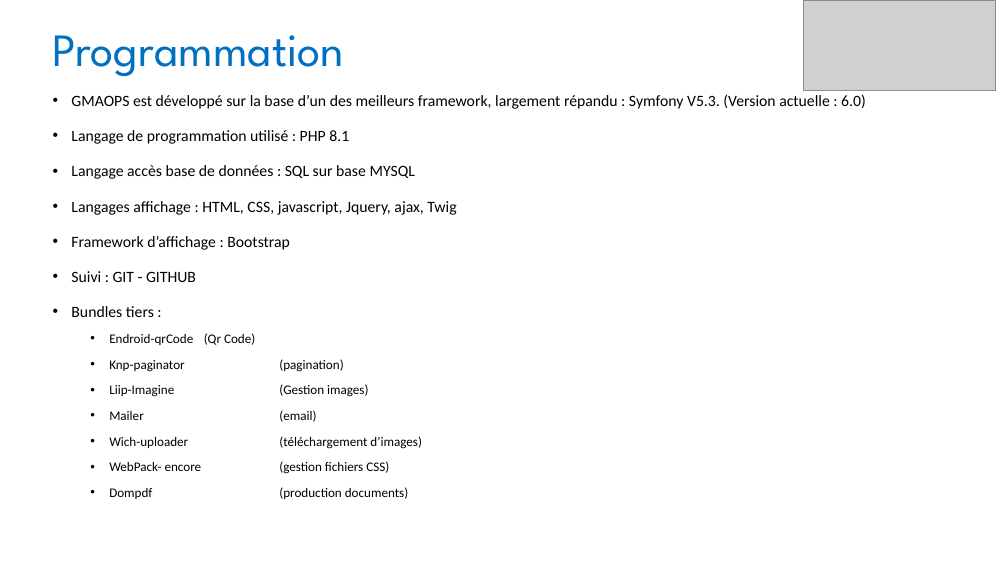
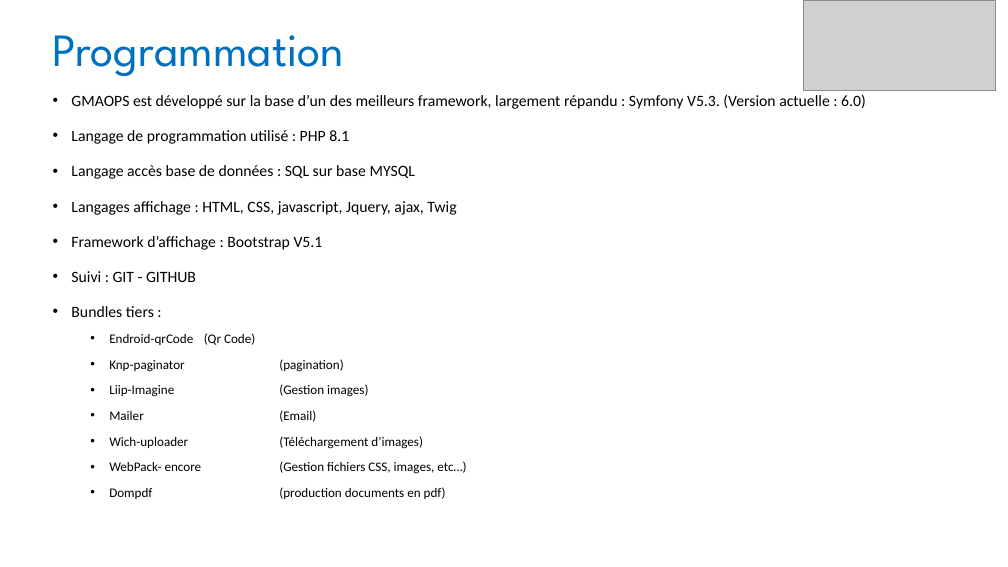
Before and after one commit to FrancisLibs/psAppli5.4, a slide deck: slide 9 of Présentation.pptx. Drawn at 1008x567 pixels with LibreOffice and Linux fonts; fonts in the diff are those of the drawing; grey boxes stand for pictures. Boxes give left, top, right and bottom in pixels: in the first picture for what was removed or moved away, otherwise in the second. Text is boxed around its words. In the diff, an @@ line names an element or a change of style, - is before the commit and + after.

```diff
--- a/Présentation.pptx
+++ b/Présentation.pptx
@@ text at (x1=71, y1=236, x2=323, y2=250): text changed @@
-• Framework d’affichage : Bootstrap
+• Framework d’affichage : Bootstrap V5.1
@@ text at (x1=109, y1=410, x2=466, y2=499): text changed @@
-  • Mailer (email)
-  • Wich-uploader (téléchargement d’images)
-  • WebPack- encore (gestion fichiers CSS)
-  • Dompdf (production documents)
+  • Mailer (Email)
+  • Wich-uploader (Téléchargement d’images)
+  • WebPack- encore (Gestion fichiers CSS, images, etc…)
+  • Dompdf (production documents en pdf)
```
Also in this commit, not shown: 9 other slides changed, 28 other files.
